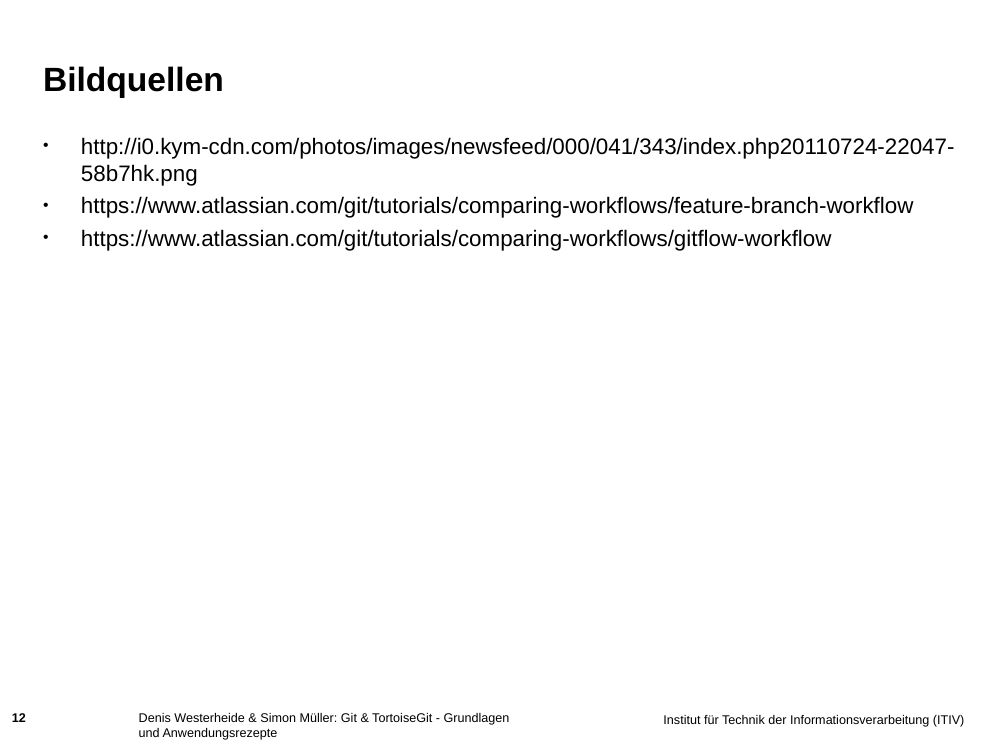
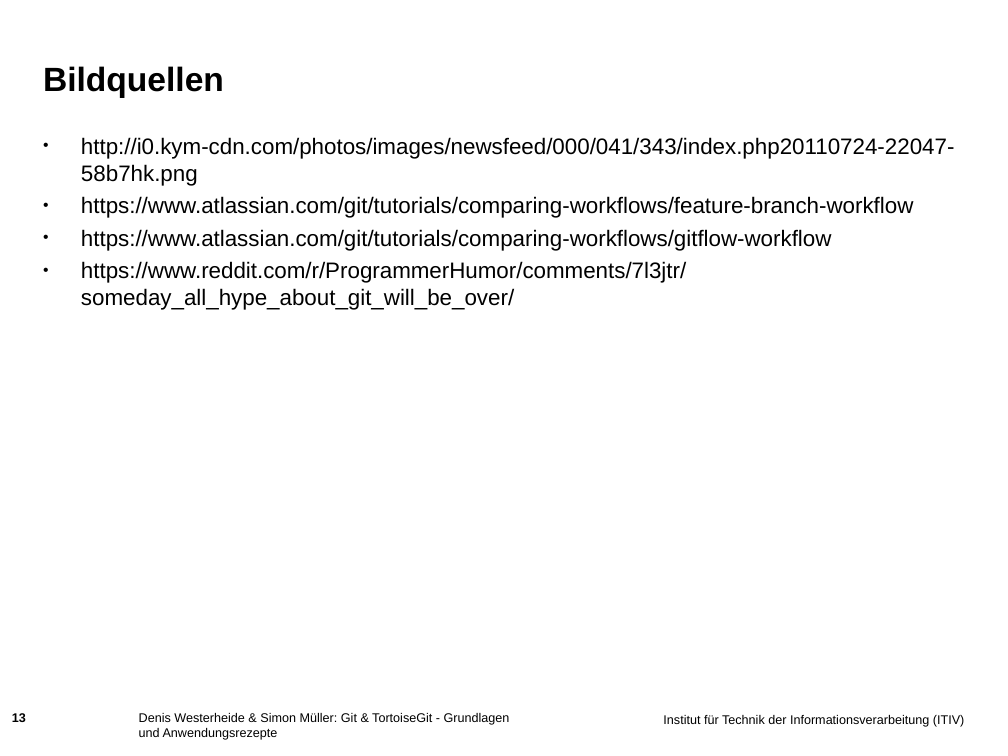
Before and after one commit to muellesi/PSE_2018, a slide deck: slide 13 of Präsentation/Simon/Praesentationsfolien_Simon.ppt (slide 12 before the commit). Drawn at 1008x756 pixels with LibreOffice and Linux fonts; fonts in the diff are those of the drawing; background and template pictures are left out. Boxes give left, top, right and bottom in pixels: in the first picture for what was removed or moved away, otherwise in the second. Text is boxed around its words. In the diff, an @@ line names an element or a change of style, - is before the commit and + after.

```diff
--- a/Präsentation/Simon/Praesentationsfolien_Simon.ppt
+++ b/Präsentation/Simon/Praesentationsfolien_Simon.ppt
@@ text at [81, 261, 686, 310]: paragraph added @@
+• https://www.reddit.com/r/ProgrammerHumor/comments/7l3jtr/someday_all_hype_about_git_will_be_over/
```
Also in this commit, not shown: 4 other slides changed, 1 slide added, 2 other files.
